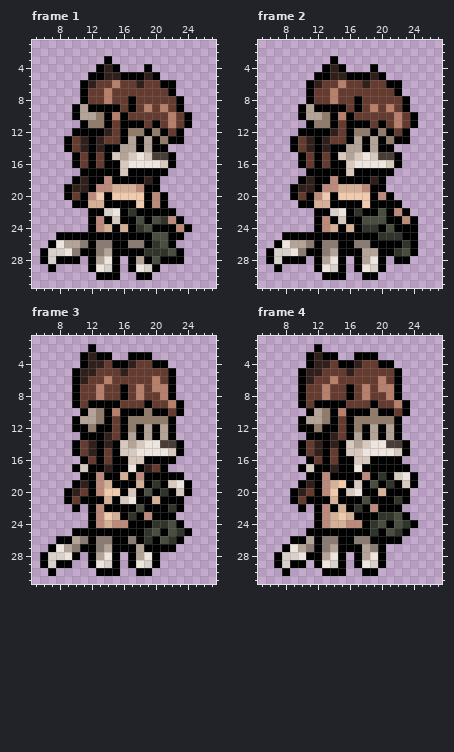
One commit to this pixel-art file: art/OV/Mira/bagGet.ase. That is the earlier state.
32x32 pixels, 8 frames. Colours within 5 levels of each other are drawn and written as one. Shown: frame 1: x 5..27, y 1..31; frame 2: x 5..27, y 1..31; frame 3: x 5..27, y 1..31; frame 4: x 5..27, y 1..31. The commit also changed other frames, which this record leaves out.
After the commit:
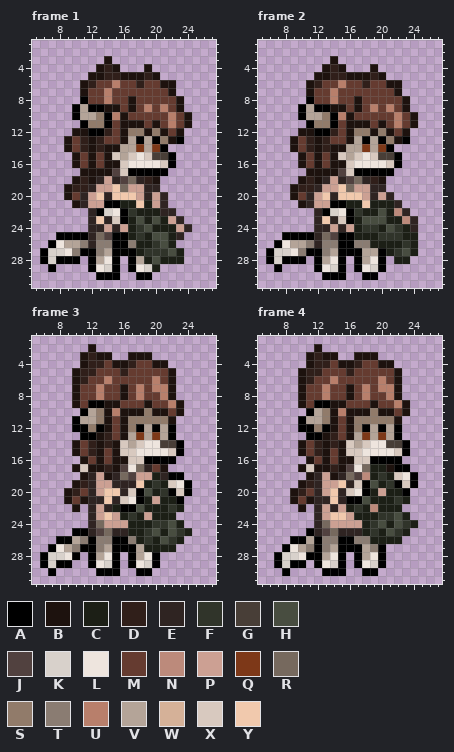
Palette (. is transparent): A #000000  B #1d120e  C #1c1f16  D #301f1a  E #2f2422  F #30342a  G #483e37  H #484d40  J #51413f  K #d8d1cb  L #eee5de  M #653b30  N #bc8a7b  P #cca093  Q #7d3818  R #76695e  S #917b6a  T #8a7c72  U #b87f6b  V #b4a498  W #d5b198  X #d8c9bf  Y #f1c9ad
Difference:
Frame 1:
y 3: x 14 A -> B
y 4: x 13 A -> B; x 15 A -> B; x 19 A -> B
y 5: x 12..13 AA -> BB; x 16..18 AAA -> BBB; x 20 A -> B
y 6: x 11 A -> B; x 21..22 AA -> BB
y 7: x 11 A -> B; x 22 A -> B
y 8: x 17 A -> B; x 23 A -> B
y 9: x 14..15 AA -> BB; x 17 A -> B; x 23 A -> B
y 10: x 16 A -> B; x 24 A -> B
y 11: x 16..18 AAA -> BBB; x 20 A -> B; x 24 A -> B
y 12: x 10..11 AA -> BB; x 16 A -> B; x 19 A -> B; x 21 A -> B; x 23 A -> B
y 13: x 9 A -> B; x 12 A -> B; x 16 A -> B; x 22 A -> B
y 14: x 9 A -> B; x 12 A -> B; x 14..15 AA -> BB; x 18 A -> Q; x 20 A -> Q
y 15: x 10 A -> B; x 12 A -> B; x 14 A -> B
y 16: x 10 A -> B; x 12 A -> B; x 14..15 AA -> BB
y 17: x 11..15 AAAAA -> BBBBJ
y 18: x 10 A -> B; x 12..18 AANAAAA -> BEPEJRE; x 20 A -> B
y 19: x 9 A -> B; x 12..20 ANNWWWNAA -> EPPYRPPEE
y 20: x 9 A -> B; x 11..12 AN -> EP; x 14 A -> E; x 18..21 YANA -> PEPE
y 21: x 10..13 AAWW -> BEPP; x 16..17 AA -> CC; x 19..21 ANA -> CPE
y 22: x 12 A -> E; x 18..22 AAAAA -> CCCEE
y 23: x 12..14 ANA -> EYE; x 17 A -> C; x 19 A -> C; x 21..23 FNA -> CPE
y 24: x 12..17 ANWAWA -> EEPEPC; x 20..24 AAANA -> CCCPE
y 25: x 12..14 AAA -> ERJ; x 17..19 AAA -> CFC; x 22..23 AA -> CE
y 26: x 12 A -> E; x 18..19 TA -> CC; x 22 A -> C
y 27: x 18 A -> C; x 23 A -> C
y 28: x 19 A -> C; x 21..23 AAA -> CCC
y 29: x 20 A -> C
Frame 2:
y 3: x 14 A -> B
y 4: x 13 A -> B; x 15 A -> B; x 19 A -> B
y 5: x 12..13 AA -> BB; x 16..18 AAA -> BBB; x 20 A -> B
y 6: x 11 A -> B; x 21..22 AA -> BB
y 7: x 11 A -> B; x 22 A -> B
y 8: x 17 A -> B; x 23 A -> B
y 9: x 14..15 AA -> BB; x 17 A -> B; x 23 A -> B
y 10: x 16 A -> B; x 24 A -> B
y 11: x 16..18 AAA -> BBB; x 20 A -> B; x 24 A -> B
y 12: x 10..11 AA -> BB; x 16 A -> B; x 19 A -> B; x 21 A -> B; x 23 A -> B
y 13: x 9 A -> B; x 12 A -> B; x 16 A -> B; x 22 A -> B
y 14: x 9 A -> B; x 12 A -> B; x 14..15 AA -> BB; x 18 A -> Q; x 20 A -> Q
y 15: x 10 A -> B; x 12 A -> B; x 14 A -> B
y 16: x 10 A -> B; x 12 A -> B; x 14..15 AA -> BB
y 17: x 11..15 AAAAA -> BBBBJ
y 18: x 10 A -> B; x 12..18 AANAAAA -> BEPEJRE; x 20 A -> B
y 19: x 9 A -> B; x 12..20 ANNWWWNAA -> EPPYRPPEE
y 20: x 9 A -> B; x 11..12 AN -> EP; x 14 A -> E; x 18..21 YANA -> PEPE
y 21: x 10..13 AAWW -> BEPP; x 16..17 AA -> CC; x 19..22 AAAA -> CCCE
y 22: x 12 A -> E; x 18..19 AA -> CC; x 21 A -> C; x 23 A -> E
y 23: x 12..14 ANA -> EYE; x 17 A -> C; x 21..22 AA -> CC; x 24 A -> E
y 24: x 12..17 ANWAWA -> EEPEPC; x 20 A -> C; x 22..24 AAA -> FCE
y 25: x 12..14 AAA -> ERJ; x 17..19 AAA -> CCC; x 23..24 AA -> CC
y 26: x 12 A -> E; x 19..22 AAAA -> CCCC; x 24 A -> C
y 27: x 21 A -> C; x 24 A -> C
y 28: x 22..23 AA -> CC
Frame 3:
y 2: x 12 A -> B
y 3: x 11 A -> B; x 13..14 AA -> BB; x 17..19 AAA -> BBB
y 4: x 11 A -> B; x 15..16 AA -> BB; x 20..21 AA -> BB
y 5..6: x 10 A -> B; x 22 A -> B
y 7..8: x 10 A -> B; x 16 A -> B; x 22 A -> B
y 9: x 10 A -> B; x 14..15 AA -> BB; x 19 A -> B; x 23 A -> B
y 10: x 14 A -> B; x 16..18 AAA -> BBB; x 20..21 AA -> BB; x 23 A -> B
y 11: x 14 A -> B; x 16 A -> B; x 22 A -> B
y 12: x 14 A -> B; x 16 A -> B
y 13: x 13 A -> B; x 16 A -> B; x 18 A -> Q; x 20 A -> Q
y 14..15: x 10 A -> B; x 13 A -> B; x 15 A -> B
y 16: x 11 A -> B; x 13 A -> B; x 15..16 AA -> BB
y 17: x 10 A -> B; x 12..13 AA -> BB; x 15..16 AA -> BJ; x 18..19 AD -> RE; x 21 A -> B
y 18: x 11..21 AANAAWANAAA -> BEPBERJPPCE
y 19: x 10 A -> B; x 12..19 ANWAAAWA -> EPPEEEYC; x 21 A -> C
y 20: x 9 A -> B; x 12..13 AN -> EP; x 16 A -> E; x 20 A -> C
y 21: x 9 A -> B; x 11..15 AAAWA -> BEEYE; x 19..22 AWAA -> CPCC
y 22: x 10 A -> B; x 12..15 ANAA -> EPEC; x 19..21 AAA -> CCC; x 23 A -> C
y 23: x 12..13 AN -> EP; x 15..16 WA -> PC; x 18..22 ANAAA -> CPCCC
y 24: x 12..19 ANWNNAAA -> ERPPPCCC; x 23 A -> C
y 25: x 12..18 AAAAAAA -> EJREECC; x 21 A -> C; x 24 A -> C
y 26: x 18 A -> C; x 20 A -> C; x 23 A -> C
y 27: x 19..22 AAAA -> CCCC
Frame 4:
y 2: x 12 A -> B
y 3: x 11 A -> B; x 13..14 AA -> BB; x 17..19 AAA -> BBB
y 4: x 11 A -> B; x 15..16 AA -> BB; x 20..21 AA -> BB
y 5..6: x 10 A -> B; x 22 A -> B
y 7..8: x 10 A -> B; x 16 A -> B; x 22 A -> B
y 9: x 10 A -> B; x 14..15 AA -> BB; x 19 A -> B; x 23 A -> B
y 10: x 14 A -> B; x 16..18 AAA -> BBB; x 20..21 AA -> BB; x 23 A -> B
y 11: x 14 A -> B; x 16 A -> B; x 22 A -> B
y 12: x 14 A -> B; x 16 A -> B
y 13: x 13 A -> B; x 16 A -> B; x 18 A -> Q; x 20 A -> Q
y 14..15: x 10 A -> B; x 13 A -> B; x 15 A -> B
y 16: x 11 A -> B; x 13 A -> B; x 15..16 AA -> BB
y 17: x 10 A -> B; x 12..13 AA -> BB; x 15..16 AA -> BJ; x 18..21 AAAA -> RCCB
y 18: x 11..17 AANAAAA -> BEPBERJ; x 19 A -> C; x 21 A -> C
y 19: x 10 A -> B; x 12..14 ANW -> EPP; x 16 A -> E; x 20 A -> C
y 20: x 9 A -> B; x 12..13 AN -> EP; x 15 A -> E; x 19..22 AWAA -> CPCC
y 21: x 9 A -> B; x 11..15 AAAWA -> BEEYE; x 19..21 AAA -> CCC; x 23 A -> C
y 22: x 10 A -> B; x 12..16 ANAWA -> EPEPC; x 18 A -> C; x 20..22 AAA -> CCC
y 23: x 12..14 ANW -> EPY; x 16..19 WAAA -> PCCC; x 23 A -> C
y 24: x 12..18 ANWWNNA -> ERPPPPC; x 21 A -> C; x 24 A -> C
y 25: x 12..18 AAAAAAA -> EJREEEC; x 20 A -> C; x 23 A -> C
y 26: x 19..22 AAAA -> CCCC
Where, in picture pixels (left, top, right, bottom), the same in both pictures:
changed: (64, 56, 192, 272)
changed: (290, 56, 418, 264)
changed: (64, 344, 192, 552)
changed: (290, 344, 418, 544)
